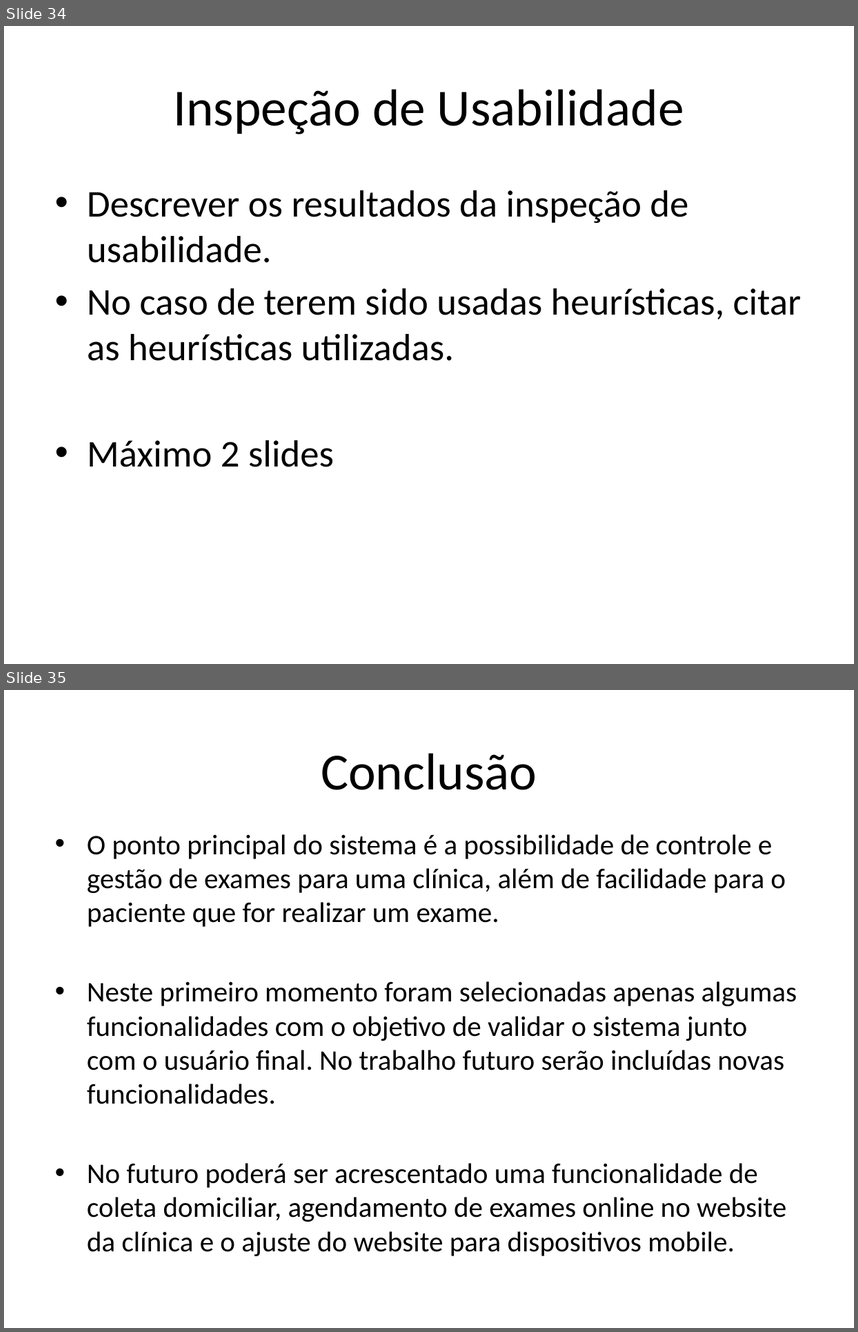
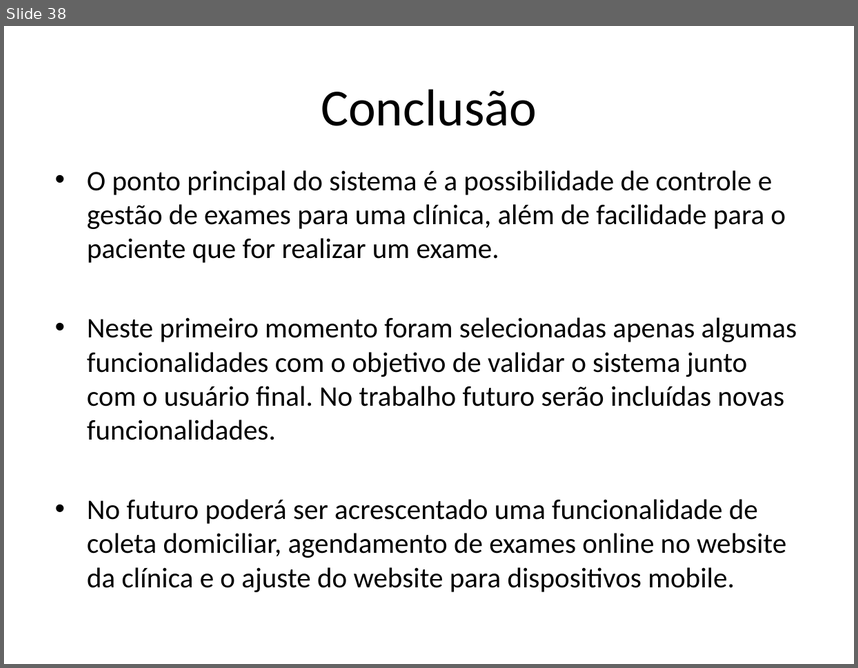
Before and after one commit to kokmz/TCCHUE, a slide deck: documentacao/G4_Apresentacao2sem2014_Final.pptx. Shown one above the other, each under a label of ours: slides 34 and 35 before the commit, slide 38 after it. The pictures are 858x1332 and 858x668 pixels, drawn with LibreOffice and Linux fonts; fonts in the diff are those of the drawing; background and template pictures are left out. Boxes give left, top, right and bottom in pixels: in the first picture for what was removed or moved away, otherwise in the second. Text is boxed around its words. In the diff, an @@ line names an element or a change of style, - is before the commit and + after.

Commit message:
Correção da apresentação: guidelines e Inspeção de Usabilidade

```diff
--- a/documentacao/G4_Apresentacao2sem2014_Final.pptx
+++ b/documentacao/G4_Apresentacao2sem2014_Final.pptx
@@ slide 34 removed at box(4, 26, 854, 664), background picture (left out) @@
@@ title removed at box(173, 89, 684, 134) @@
-Inspeção de Usabilidade
@@ text removed at box(87, 190, 802, 467) @@
-• Descrever os resultados da inspeção de usabilidade.
-• No caso de terem sido usadas heurísticas, citar as heurísticas utilizadas.
-• Máximo 2 slides
@@ what was slide 35 is now slide 38 @@
```
Also in this commit, not shown: 1 slide changed, 5 slides added, 1 other slide removed.
